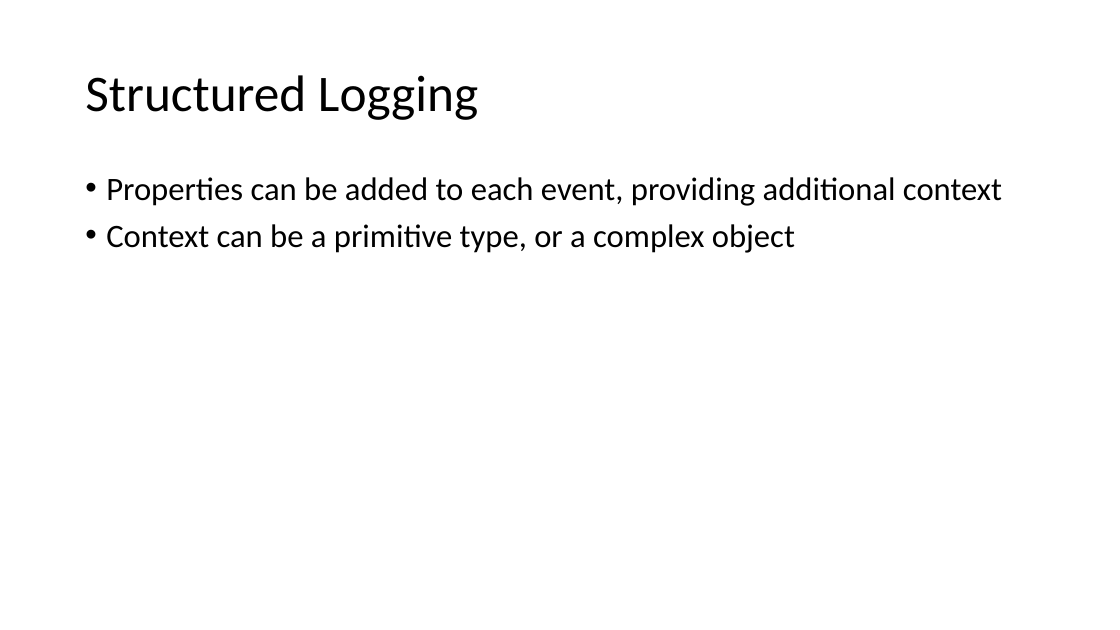
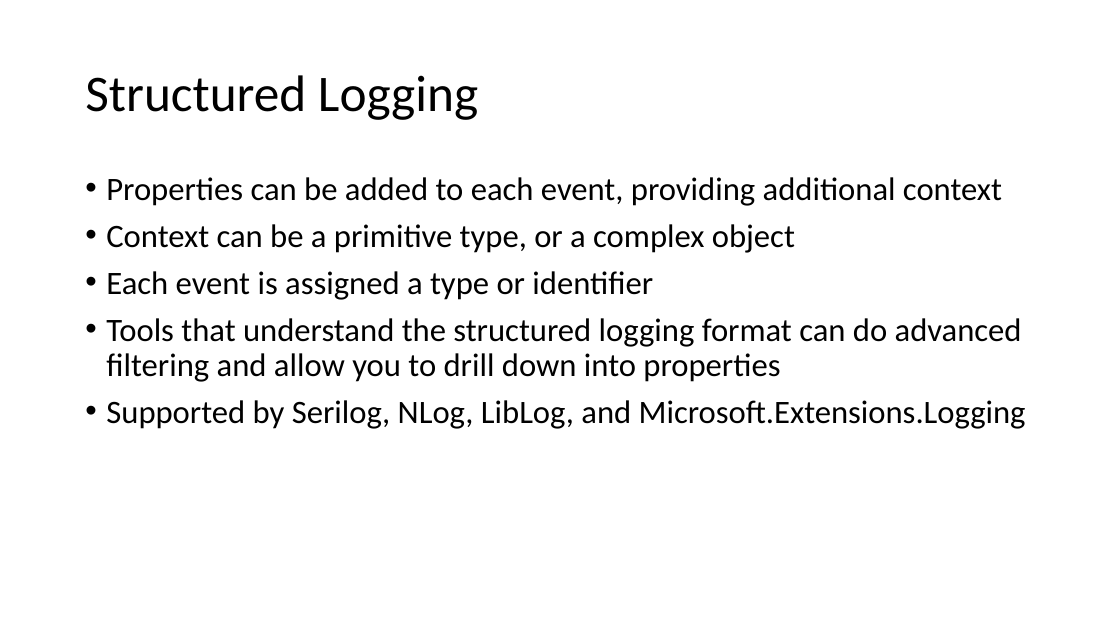
Before and after one commit to mason-mcglothlin/structured-logging-talk, a slide deck: slide 5 of StructuredLogging.pptx. Drawn at 1120x630 pixels with LibreOffice and Linux fonts; fonts in the diff are those of the drawing. Boxes give left, top, right and bottom in pixels: in the first picture for what was removed or moved away, otherwise in the second. Text is boxed around its words. In the diff, an @@ line names an element or a change of style, - is before the commit and + after.

```diff
--- a/StructuredLogging.pptx
+++ b/StructuredLogging.pptx
@@ text at <box>106,271,1026,429</box>: paragraphs added @@
+• Each event is assigned a type or identifier
+• Tools that understand the structured logging format can do advanced filtering and allow you to drill down into properties
+• Supported by Serilog, NLog, LibLog, and Microsoft.Extensions.Logging
```
Also in this commit, not shown: 4 other slides changed.
